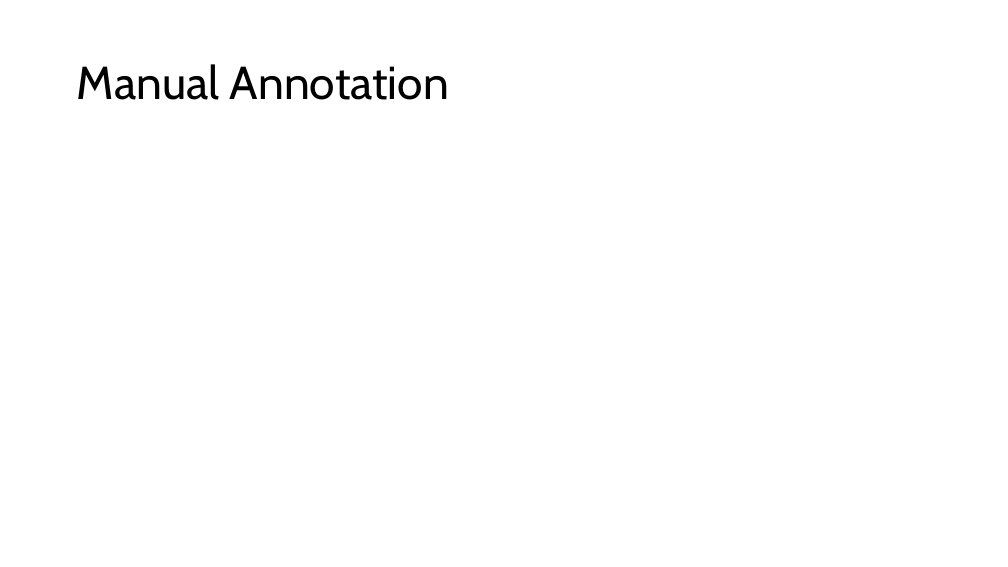
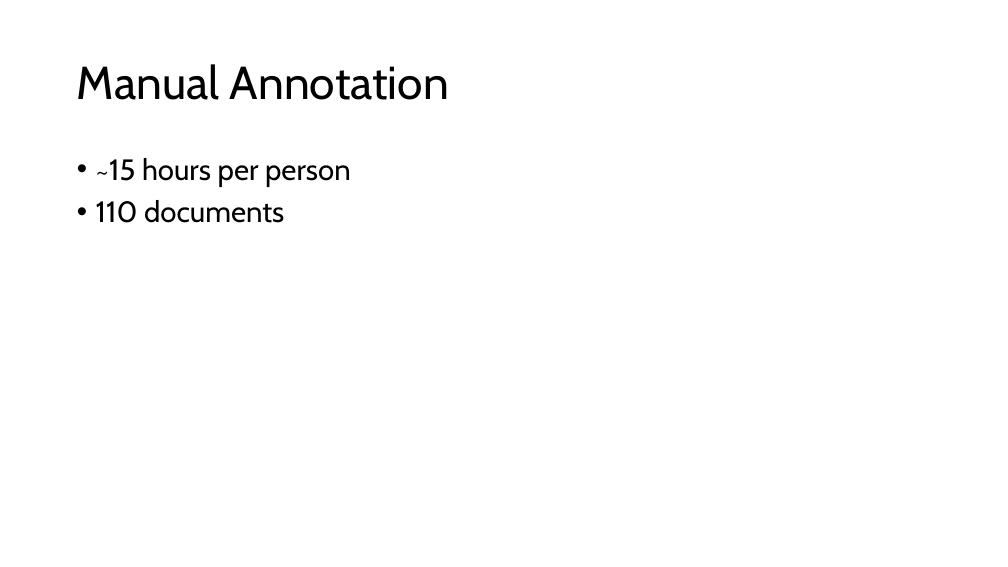
Before and after one commit to kiliankoeck/NLP, a slide deck: slide 8 of NLP-Group18.pptx. Drawn at 1008x567 pixels with LibreOffice and Linux fonts; fonts in the diff are those of the drawing. Boxes give left, top, right and bottom in pixels: in the first picture for what was removed or moved away, otherwise in the second. Text is boxed around its words. In the diff, an @@ line names an element or a change of style, - is before the commit and + after.

```diff
--- a/NLP-Group18.pptx
+++ b/NLP-Group18.pptx
@@ text added at box(96, 158, 351, 223), 28 pt, text #000000 @@
+• ~15 hours per person
+• 110 documents
```
Also in this commit, not shown: 4 other slides changed, 1 slide added.
